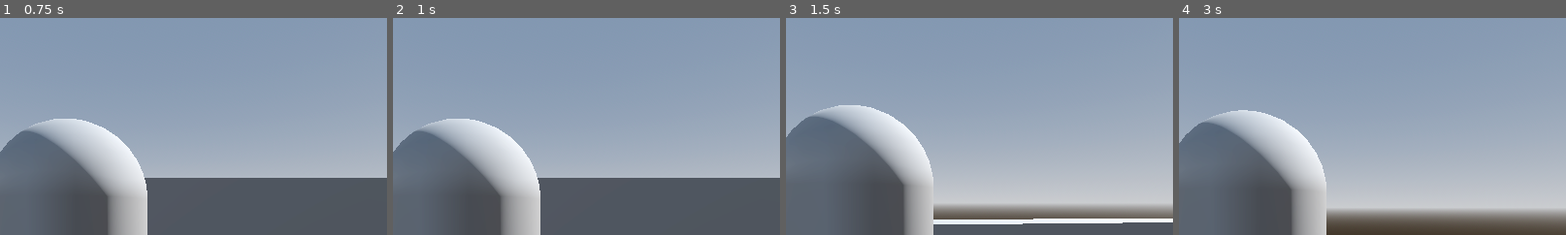
Above: before the commit, frames 1-4 (left to right).
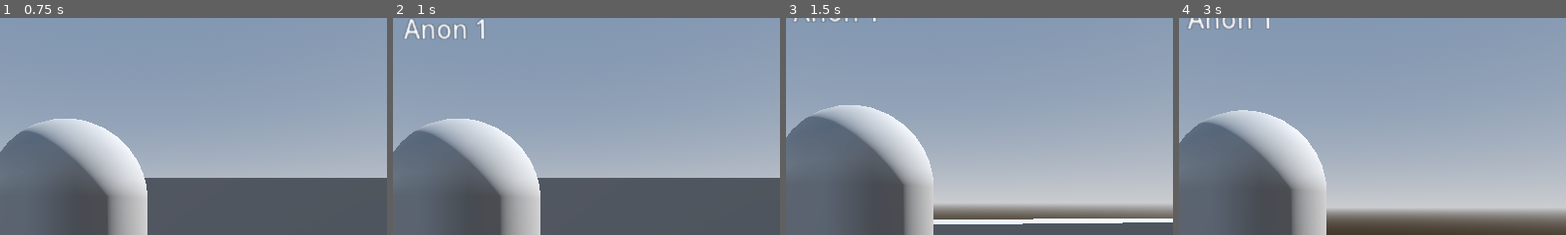
Above: after the commit, the same moments.

Repository: bzaPetey/multiplayer
Game: Godot game, scene res://main.tscn
Two runs of this game, one before a commit and one after it. Both use one fixed random seed, a clock stepped at 60 frames per second and the inputs below.
Inputs (mouse positions are % of the whole screen's width and height, from its top left):
- Up to frame 1 (0.75 s): click "Create Server" at 0.5 s
- Up to frame 2 (1 s): no input
- Up to frame 3 (1.5 s): tap Enter (ui_accept) at 1.25 s; move the mouse to (55, 50) at 1.27 s; hold Up (ui_up) from 1.28 s (still down)
- Up to frame 4 (3 s): keep holding Up (ui_up); tap Enter (ui_accept) at 1.52, 2.27 s; move the mouse to (45, 50) at 2.02 s; move the mouse to (52, 48) at 2.77 s
The pictures show only the part of the screen within x 33-83%, y 0-50%; the shares and areas given below are measured in that part.

Frame 1 is identical in both runs. In frame 2, 0.5% of the frame differs, in the area x 2-24%, y 0-10%; in frame 3, 0.1%; in frame 4, 0.4%.

Commit message:
removed multiplayerspawner and coded all player spawns and despawns. We now have name plates.

Diff:
--- a/main.gd
+++ b/main.gd
@@ -8,64 +8,60 @@
 var peer:ENetMultiplayerPeer = ENetMultiplayerPeer.new()
 
 
+# ---------------------------------------------------------------------------
+func _on_btn_server_pressed() -> void:
+	menu.hide()
+	peer.create_server(port)
+	multiplayer.multiplayer_peer = peer
+	multiplayer.peer_connected.connect(_on_peer_connected)
+	multiplayer.peer_disconnected.connect(_on_peer_disconnected)
 
-func _on_btn_server_pressed() -> void:
-    menu.hide()
-    peer.create_server(port)
-    multiplayer.multiplayer_peer = peer
-#	multiplayer.peer_connected.connect(add_player)
-    multiplayer.peer_connected.connect(_on_peer_connected)
-    multiplayer.peer_disconnected.connect(_on_peer_disconnected)
+	# Spawn the server's own player
+	add_player(multiplayer.get_unique_id())
 
-    # Spawn the server's own player
-    add_player(multiplayer.get_unique_id())
+
+func _on_btn_client_pressed() -> void:
+	menu.hide()
+	peer.create_client("127.0.0.1", port)
+	multiplayer.multiplayer_peer = peer
+# ---------------------------------------------------------------------------
+
+#make an rpc
+@rpc("any_peer")
+func add_player(id: int) -> void:
+	var player = player_prefab.instantiate() as Player
+	player.name = str(id)
+	player.set_multiplayer_authority(id)
+	add_child(player)
 
 
 
-func _on_btn_client_pressed() -> void:
-    menu.hide()
-    peer.create_client("127.0.0.1", port)
-    multiplayer.multiplayer_peer = peer
+@rpc("any_peer")
+func remove_player(id : int) -> void:
+	var p := get_node_or_null(str(id))
 
-
-#make an rpc
-@rpc("authority")
-func add_player(id: int) -> void:
-    var player = player_prefab.instantiate() as Player
-    player.name = str(id)
-    player.set_multiplayer_authority(id) # << ADD THIS LINE!
-    add_child(player)
-
-#rpc() → means "send to other peers", not self.
-#rpc_id(1, ...) → means "send to server (itself)" explicitly.
-
-# Called when someone connects
-func _on_peer_connected(id: int) -> void:
-    if multiplayer.is_server():
-        # Step 1: Server adds the player locally
-        add_player(id)
-
-        # Step 2: Tell all clients to add the new player
-        add_player.rpc(id)
-
-        # Step 3: Send all existing players to the new player
-        for existing_id in multiplayer.get_peers():
-            if existing_id != id:
-                add_player.rpc_id(id, existing_id)
+	if p:
+		p.queue_free()
+# ---------------------------------------------------------------------------
 
 
 
-func _on_peer_disconnected(id: int) -> void:
-    if multiplayer.is_server():
-        # Tell everyone to remove the player
-        remove_player(id)
-        remove_player.rpc(id)
+func _on_peer_connected(id : int) -> void:
+	if multiplayer.is_server():
+		# 1) Spawn the new player's character for everyone
+		add_player(id)            # local on server
+		add_player.rpc(id)        # broadcast to all peers
 
+		# 2) Tell the newcomer to spawn the host
+		var host_id := multiplayer.get_unique_id()  # usually 1
+		add_player.rpc_id(id, host_id)
 
+		# 3) Tell the newcomer about every other already-connected client
+		for existing in multiplayer.get_peers():
+			if existing != id:
+				add_player.rpc_id(id, existing)
 
-# Remote function to remove a player
-@rpc("any_peer")
-func remove_player(id: int) -> void:
-    var player = get_node_or_null(str(id))
-    if player:
-        player.queue_free()
+func _on_peer_disconnected(id : int) -> void:
+	if multiplayer.is_server():
+		remove_player(id)         # local
+		remove_player.rpc(id)     # everybody else
--- a/main.tscn
+++ b/main.tscn
@@ -28,7 +28,7 @@
 transform = Transform3D(-0.387039, -0.660537, 0.643344, -0.182024, 0.738726, 0.648962, -0.903918, 0.13407, -0.40615, 0, 8.14047, 0)
 shadow_enabled = true
 
-[node name="Environ" parent="." instance=ExtResource("1_ig7tw")]
+[node name="Environment" parent="." instance=ExtResource("1_ig7tw")]
 
 [node name="CanvasLayer" type="CanvasLayer" parent="."]
 
@@ -67,13 +67,5 @@
 layout_mode = 2
 text = "Join Server"
 
-[node name="MultiplayerSpawner" type="MultiplayerSpawner" parent="."]
-_spawnable_scenes = PackedStringArray("uid://bivmpwjlej2uh")
-spawn_path = NodePath("../Players")
-spawn_limit = 4
-
-[node name="Players" type="Node3D" parent="."]
-transform = Transform3D(1, 0, 0, 0, 1, 0, 0, 0, 1, 0, 2.62206, 0)
-
 [connection signal="pressed" from="CanvasLayer/Panel/MarginContainer/VBoxContainer/btnServer" to="." method="_on_btn_server_pressed"]
 [connection signal="pressed" from="CanvasLayer/Panel/MarginContainer/VBoxContainer/btnClient" to="." method="_on_btn_client_pressed"]
--- /dev/null
+++ b/name_plate.tscn
@@ -0,0 +1,15 @@
+[gd_scene format=3 uid="uid://c7hw215jdqe11"]
+
+[node name="NamePlate" type="Label"]
+anchors_preset = 8
+anchor_left = 0.5
+anchor_top = 0.5
+anchor_right = 0.5
+anchor_bottom = 0.5
+offset_left = -37.5
+offset_top = -11.5
+offset_right = 37.5
+offset_bottom = 11.5
+grow_horizontal = 2
+grow_vertical = 2
+text = "Name Me"
--- a/player.gd
+++ b/player.gd
@@ -1,5 +1,7 @@
 class_name Player extends CharacterBody3D
 
+@export var player_name:String = "Anon"
+@export var name_plate: Label
 @export var mouse_sensitivity:float = 0.002
 
 @onready var cam: Camera3D = $Camera3D
@@ -9,6 +11,7 @@
 
 func _enter_tree() -> void:
 	set_multiplayer_authority(name.to_int())
+	name_plate.text = player_name + " " + str(name)
 
 
 
--- a/player.tscn
+++ b/player.tscn
@@ -1,6 +1,7 @@
-[gd_scene load_steps=6 format=3 uid="uid://bivmpwjlej2uh"]
+[gd_scene load_steps=8 format=3 uid="uid://bivmpwjlej2uh"]
 
 [ext_resource type="Script" uid="uid://cgj00kmiuc18l" path="res://player.gd" id="1_4flbx"]
+[ext_resource type="PackedScene" uid="uid://c7hw215jdqe11" path="res://name_plate.tscn" id="2_onrkg"]
 
 [sub_resource type="SceneReplicationConfig" id="SceneReplicationConfig_4flbx"]
 properties/0/path = NodePath(".:position")
@@ -16,9 +17,13 @@
 
 [sub_resource type="SphereMesh" id="SphereMesh_4flbx"]
 
-[node name="Player" type="CharacterBody3D"]
+[sub_resource type="ViewportTexture" id="ViewportTexture_i3pqv"]
+viewport_path = NodePath("SubViewport")
+
+[node name="Player" type="CharacterBody3D" node_paths=PackedStringArray("name_plate")]
 collision_layer = 2
 script = ExtResource("1_4flbx")
+name_plate = NodePath("SubViewport/NamePlate")
 
 [node name="MultiplayerSynchronizer" type="MultiplayerSynchronizer" parent="."]
 replication_config = SubResource("SceneReplicationConfig_4flbx")
@@ -35,3 +40,13 @@
 [node name="eye" type="MeshInstance3D" parent="."]
 transform = Transform3D(1, 0, 0, 0, 1, 0, 0, 0, 1, 0, 0.11527, -0.205945)
 mesh = SubResource("SphereMesh_4flbx")
+
+[node name="SubViewport" type="SubViewport" parent="."]
+disable_3d = true
+transparent_bg = true
+
+[node name="NamePlate" parent="SubViewport" instance=ExtResource("2_onrkg")]
+
+[node name="Sprite3D" type="Sprite3D" parent="."]
+transform = Transform3D(1, 0, 0, 0, 1, 0, 0, 0, 1, 0, 1.58473, 0)
+texture = SubResource("ViewportTexture_i3pqv")
